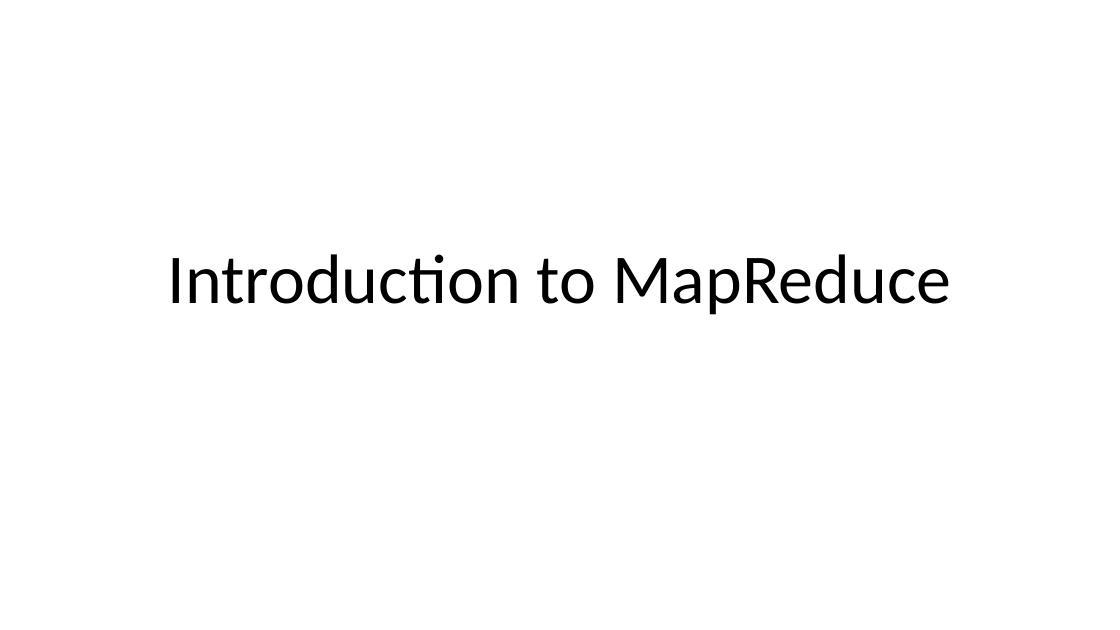
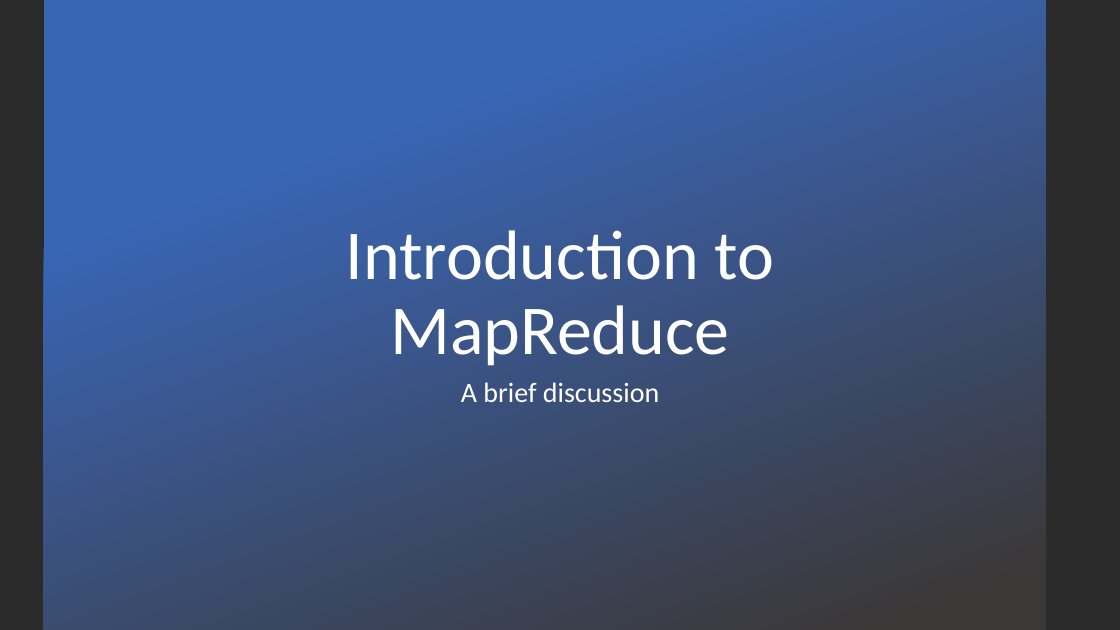
Before and after one commit to marilynwaldman/course, a slide deck: slide 1 of Hadoop/05-MapReduce.pptx. Drawn at 1120x630 pixels with LibreOffice and Linux fonts; fonts in the diff are those of the drawing; background and template pictures are left out; a plain dark background stands for a picture behind light text. Boxes give left, top, right and bottom in pixels: in the first picture for what was removed or moved away, otherwise in the second. Text is boxed around its words. In the diff, an @@ line names an element or a change of style, - is before the commit and + after.

```diff
--- a/Hadoop/05-MapReduce.pptx
+++ b/Hadoop/05-MapReduce.pptx
@@ background #FFFFFF to picture (left out) @@
@@ rectangle added at (44, 0, 1046, 630), fill gradient #3965B5 to #3B3838 @@
@@ title "Introduction to MapReduce": place and size @@
-title "Introduction to MapReduce" at (168, 254, 951, 315)
+title "Introduction to MapReduce" at (346, 230, 775, 366)
@@ title "Introduction to MapReduce" at (346, 230, 775, 366): text colour #000000 to #FFFFFF @@
@@ subtitle added at (461, 382, 659, 402), 24 pt, text #FFFFFF @@
+A brief discussion
```
Also in this commit, not shown: 8 other slides changed, 2 slides added, 1 slide removed, 3 other files.
